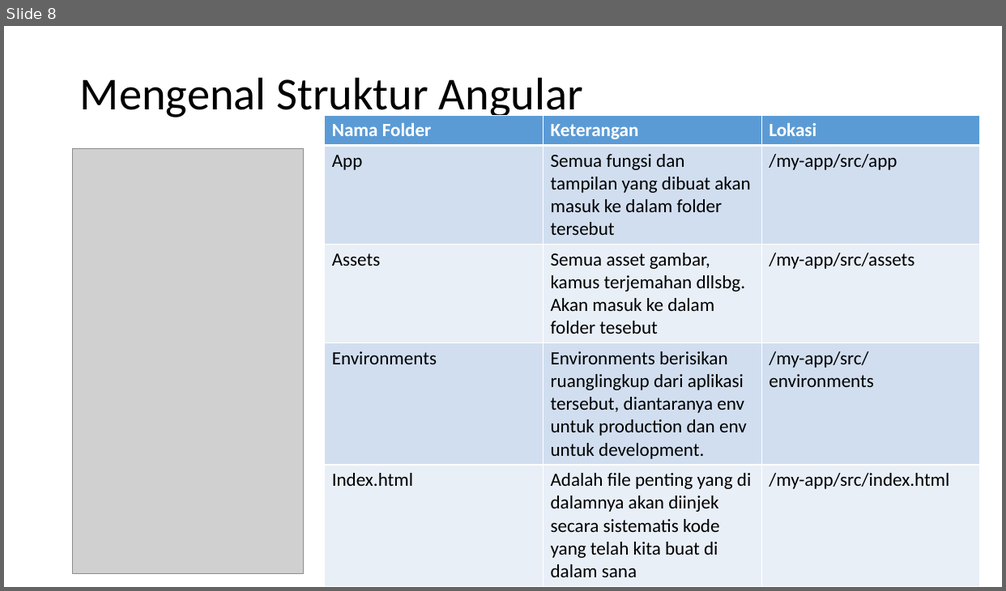
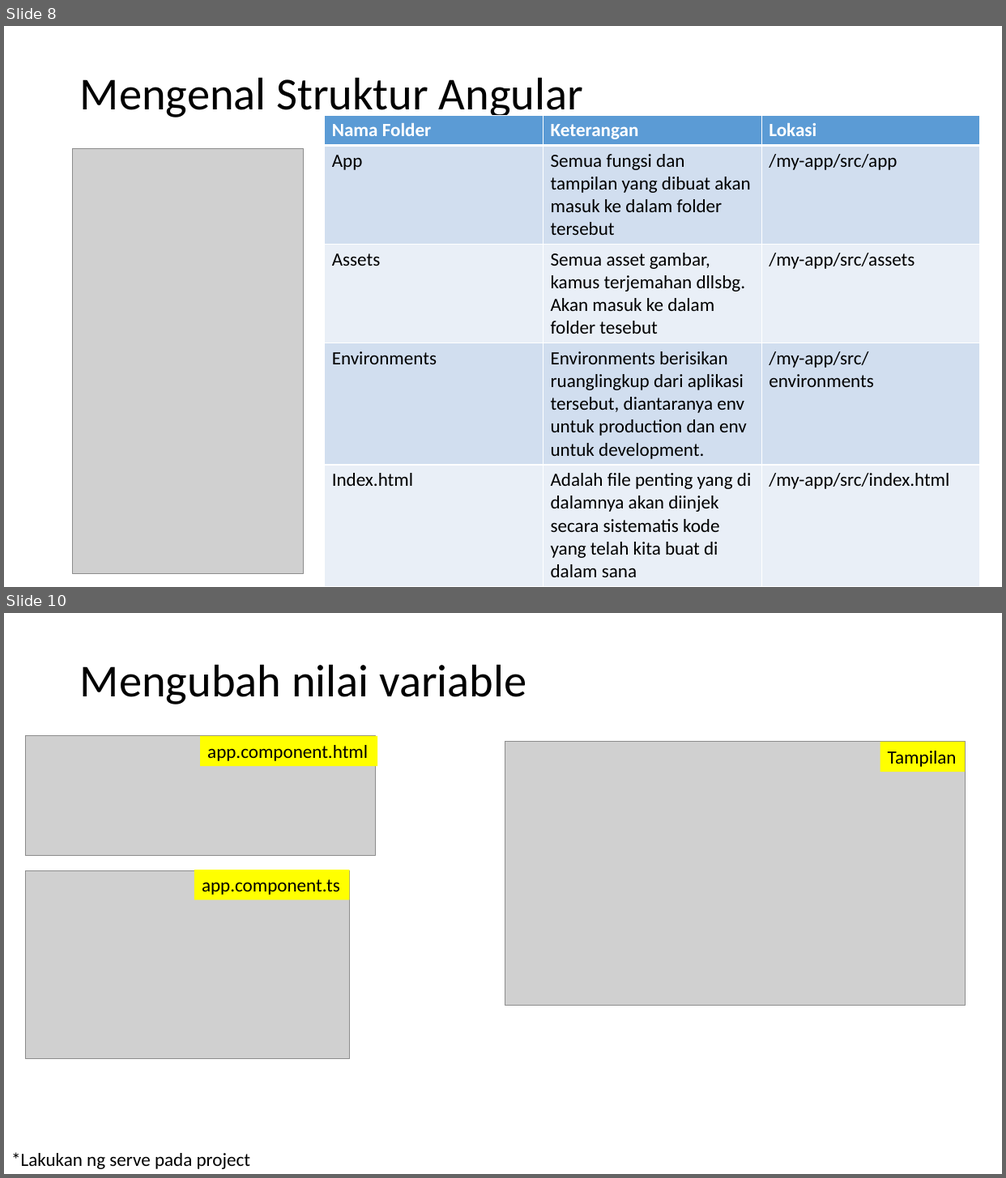
Before and after one commit to alifrazanit/ngodingBareng, a slide deck: Week 6.pptx. Shown one above the other, each under a label of ours: slide 8 before the commit, slides 8 and 10 after it; the slides between them are not shown. The pictures are 1006x591 and 1006x1178 pixels, drawn with LibreOffice and Linux fonts; fonts in the diff are those of the drawing; grey boxes stand for pictures. Boxes give left, top, right and bottom in pixels: in the first picture for what was removed or moved away, otherwise in the second. Text is boxed around its words. In the diff, an @@ line names an element or a change of style, - is before the commit and + after.

```diff
--- a/Week 6.pptx
+++ b/Week 6.pptx
@@ slide 10 added at [4, 613, 1002, 1174], background #FFFFFF @@
@@ title added at [80, 664, 526, 705], 44 pt, text #000000 @@
+Mengubah nilai variable
@@ picture added at [25, 736, 374, 855] @@
@@ rectangle added at [200, 736, 377, 766], fill #FFFF00, 18 pt, text #000000 @@
+app.component.html
@@ picture added at [505, 742, 965, 1005] @@
@@ rectangle added at [880, 742, 965, 772], fill #FFFF00, 18 pt, text #000000 @@
+Tampilan
@@ picture added at [25, 871, 349, 1059] @@
@@ rectangle added at [194, 870, 349, 900], fill #FFFF00, 18 pt, text #000000 @@
+app.component.ts
@@ text added at [11, 1152, 250, 1169], 18 pt, text #000000 @@
+*Lakukan ng serve pada project
```
Also in this commit, not shown: 16 other slides added, 1 slide removed, 9 other files.
